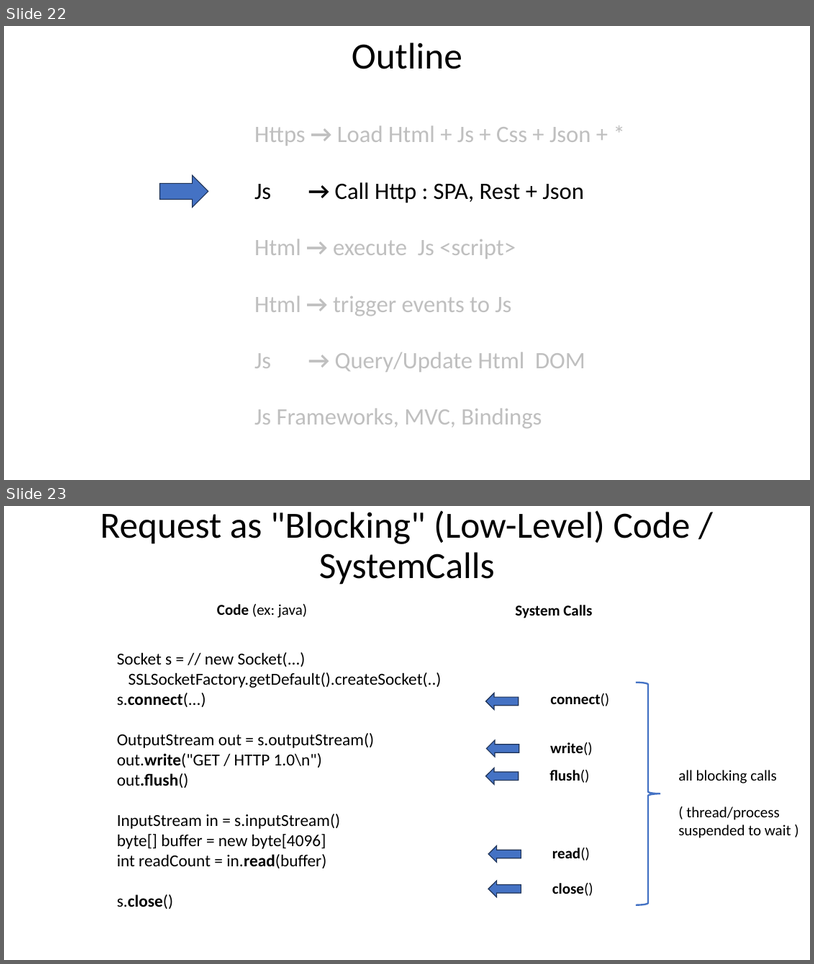
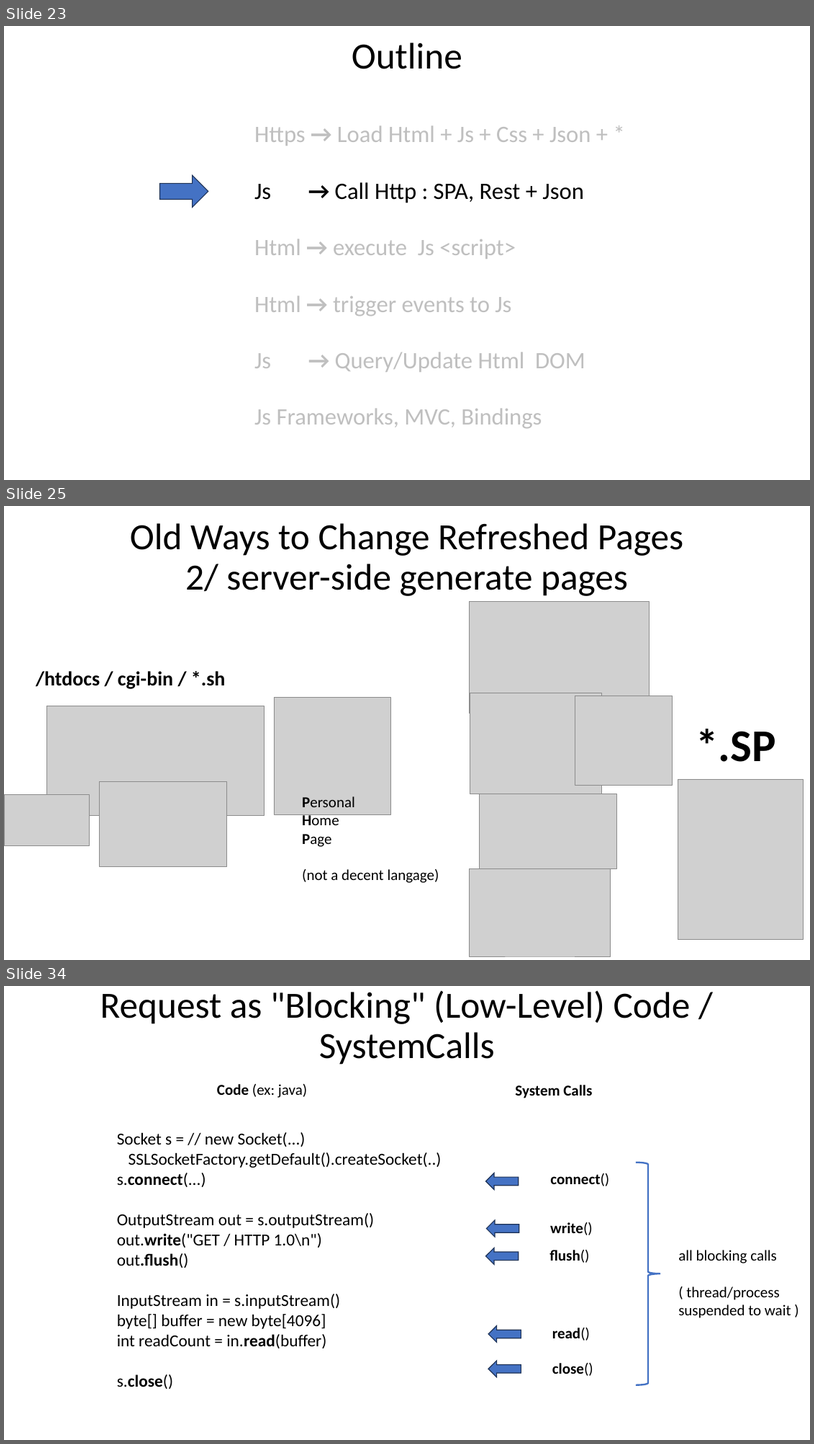
Before and after one commit to Arnaud-Nauwynck/presentations, a slide deck: web/Web-Interactions-http-html-js.pptx. Shown one above the other, each under a label of ours: slides 22 and 23 before the commit, slides 23, 25 and 34 after it; the slides between them are not shown. The pictures are 814x964 and 814x1444 pixels, drawn with LibreOffice and Linux fonts; fonts in the diff are those of the drawing; grey boxes stand for pictures. Boxes give left, top, right and bottom in pixels: in the first picture for what was removed or moved away, otherwise in the second. Text is boxed around its words. In the diff, an @@ line names an element or a change of style, - is before the commit and + after.

```diff
--- a/web/Web-Interactions-http-html-js.pptx
+++ b/web/Web-Interactions-http-html-js.pptx
@@ slide 25 added at [4,506,810,960], background #FFFFFF @@
@@ title added at [130,523,684,596], 44 pt, text #000000 @@
+Old Ways to Change Refreshed Pages
+2/ server-side generate pages
@@ picture added at [470,602,650,713] @@
@@ text added at [36,671,226,689], 24 pt, text #000000, bold @@
+/htdocs / cgi-bin / *.sh
@@ picture added at [274,698,391,815] @@
@@ picture added at [470,693,602,794] @@
@@ picture added at [576,696,673,785] @@
@@ picture added at [47,705,264,816] @@
@@ text added at [696,728,776,762], 54 pt, text #000000, bold @@
+*.SP
@@ picture added at [100,782,227,867] @@
@@ picture added at [679,779,804,939] @@
@@ picture added at [4,795,89,846] @@
@@ text added at [302,796,440,883], 18 pt, text #000000 @@
+Personal
+Home
+Page
+(not a decent langage)
@@ picture added at [480,793,617,868] @@
@@ picture added at [470,868,611,956] @@
@@ what was slide 22 is now slide 23 @@
@@ what was slide 23 is now slide 34 @@
```
Also in this commit, not shown: 9 other slides added, 1 other file.
